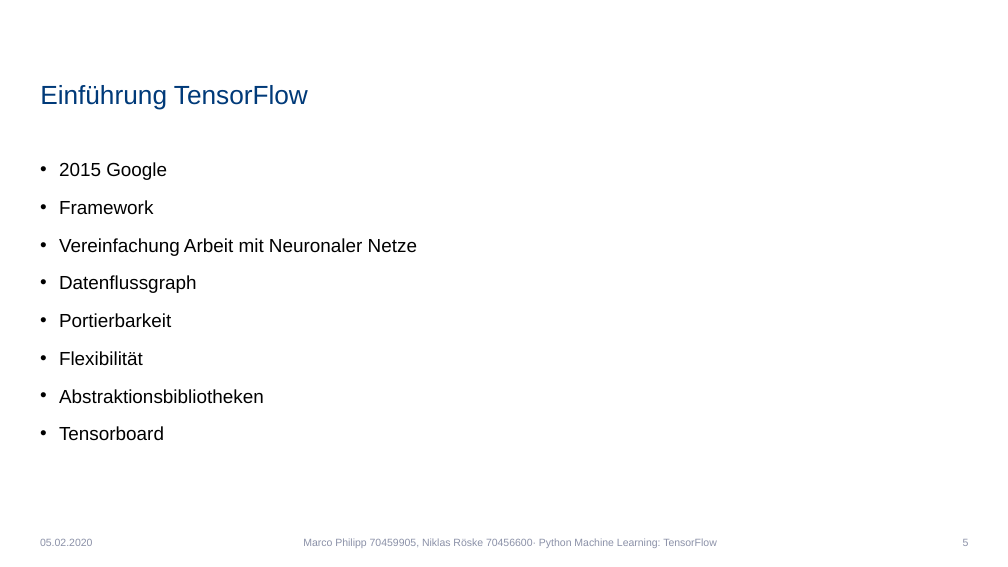
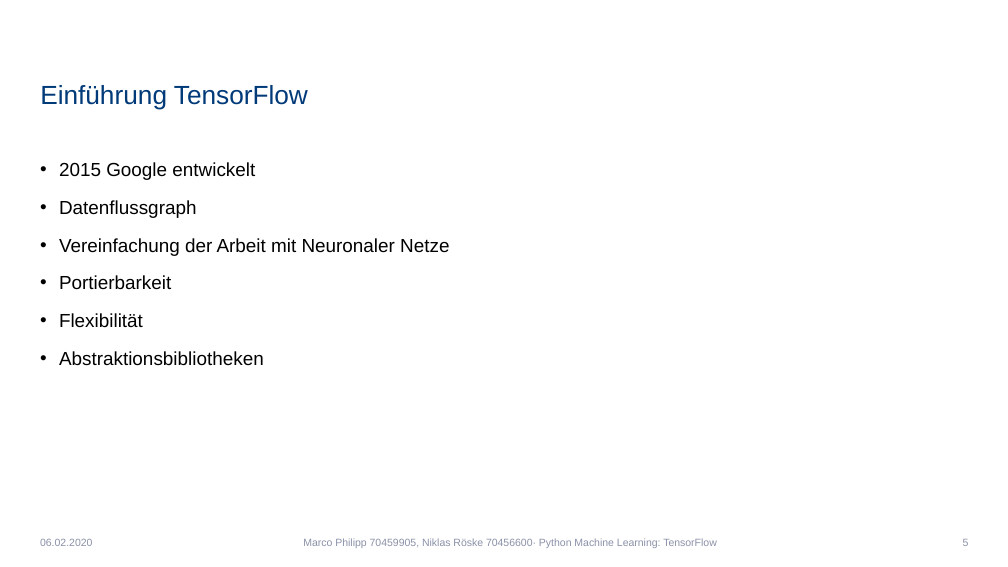
Before and after one commit to Niklas1997Git/Seminar, a slide deck: slide 5 of SeminarPräsentation.pptx. Drawn at 1008x567 pixels with LibreOffice and Linux fonts; fonts in the diff are those of the drawing; background and template pictures are left out. Boxes give left, top, right and bottom in pixels: in the first picture for what was removed or moved away, otherwise in the second. Text is boxed around its words. In the diff, an @@ line names an element or a change of style, - is before the commit and + after.

```diff
--- a/SeminarPräsentation.pptx
+++ b/SeminarPräsentation.pptx
@@ text at bbox=[59, 162, 255, 180]: text changed @@
-• 2015 Google
-• Framework
-• Vereinfachung Arbeit mit Neuronaler Netze
+• 2015 Google entwickelt
@@ text at bbox=[59, 238, 449, 256]: paragraph added @@
+• Vereinfachung der Arbeit mit Neuronaler Netze
@@ text at bbox=[59, 426, 164, 441]: paragraph removed @@
-• Tensorboard
```
Also in this commit, not shown: 19 other slides changed, 4 slides added.
